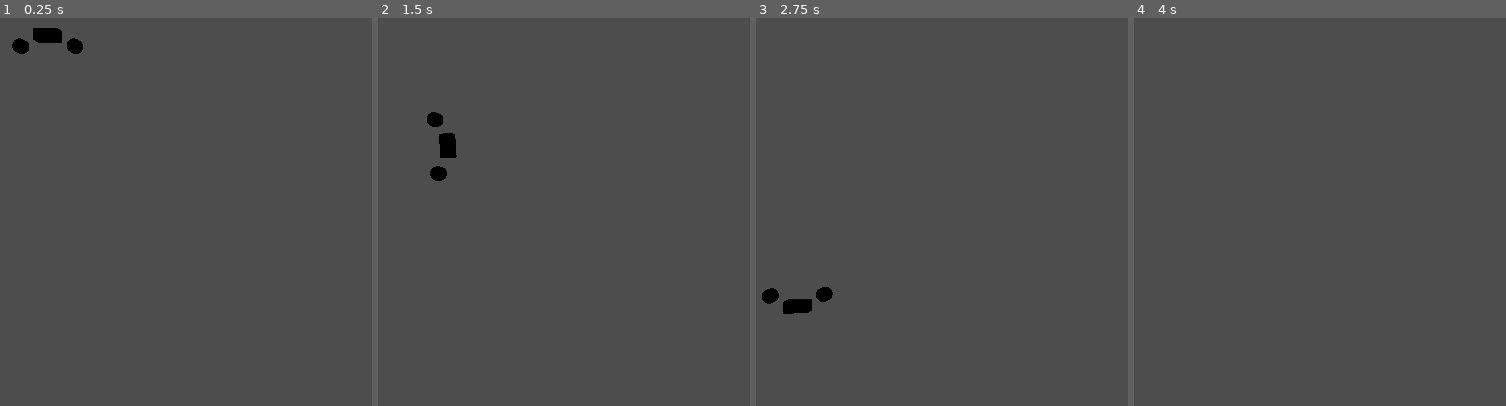
Above: before the commit, frames 1-4 (left to right).
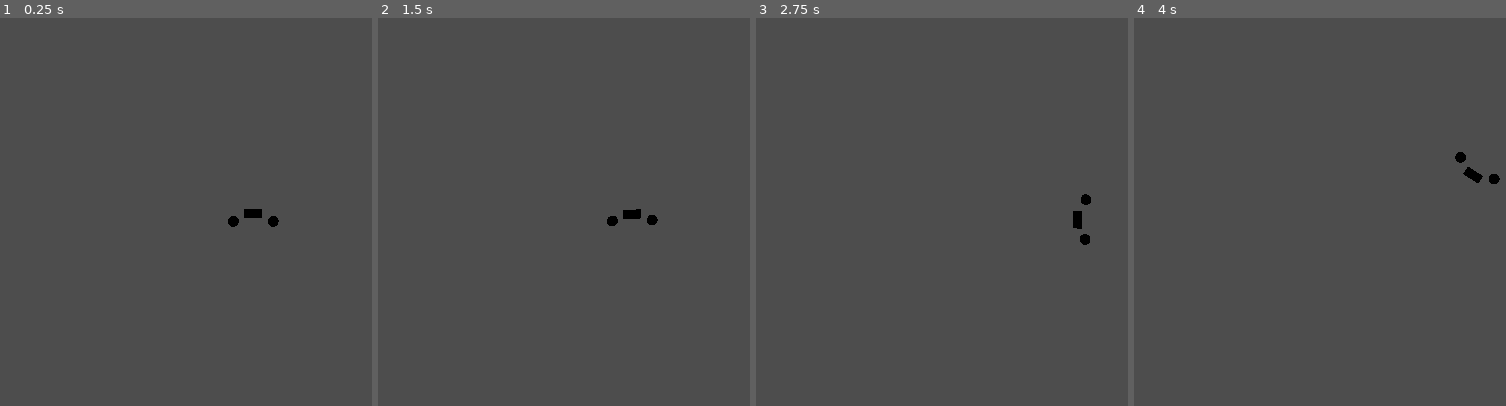
Above: after the commit, the same moments.

Repository: KyleSaki714/brackeysgamejam25-godotgame
Game: Godot game, scene res://Areas/track_creator.tscn
Same seed, same stepped clock (60 frames per second), same inputs: the game is played once before the commit and once after it. This scene is started directly instead of the project's main scene. The engine's default icon, where the game draws it, is replaced by a stand-in: a white triangle on a blue panel in a dark square.
Inputs:
- Up to frame 1 (0.25 s): no input
- Up to frame 2 (1.5 s): hold Right (tilt right) 0.53-1.28 s; tap Space (jump) at 0.77 s; hold S (backward) from 1.28 s (still down)
- Up to frame 3 (2.75 s): tap Space (jump) at 1.52 s; release S (backward) at 2.03 s; hold Right (tilt right) from 2.03 s (still down)
- Up to frame 4 (4 s): release Right (tilt right) at 2.78 s; hold Up (forward) 2.78-3.53 s; tap Space (jump) at 3.02, 3.77 s; hold Left (tilt left) from 3.53 s (still down)

The runs differ from the first frame. In frame 1, 0.8% of the frame differs, in the area x 3-75%, y 2-54%; in frame 2, 0.8%; in frame 3, 0.8%; in frame 4, 0.2%.

Commit message:
add camera zoom controls, change bike mass, finish start ramp

Diff:
--- a/Areas/track_creator.tscn
+++ b/Areas/track_creator.tscn
@@ -1,14 +1,16 @@
-[gd_scene load_steps=5 format=3 uid="uid://b0lstjsusw1dh"]
+[gd_scene load_steps=6 format=3 uid="uid://b0lstjsusw1dh"]
 
 [ext_resource type="PackedScene" uid="uid://dg6p1qquywry7" path="res://Bike.tscn" id="1_vnrgh"]
 [ext_resource type="Script" path="res://Areas/Terrain.gd" id="1_xy2c6"]
+[ext_resource type="PackedScene" uid="uid://bi7rb6kshvy0f" path="res://GameCamera.tscn" id="3_b2pmn"]
 
 [sub_resource type="Curve3D" id="Curve3D_xg1po"]
+bake_interval = 5.0
 _data = {
-"points": PackedVector3Array(0, 0, 0, 0, 0, 0, -2.64878, -7.92058, 0, -7.50844, 1.32823, 0, 7.50844, -1.32823, 0, 21.1933, -6.26623, 0, 0.1702, 4.48302, 0, -0.1702, -4.48302, 0, 34.0388, -13.7595, 0, 3.33727, 1.25147, 0, -3.33727, -1.25147, 0, 29.8706, -20.0391, 0, 3.48782, -0.320305, 0, -3.48782, 0.320305, 0, 17.5927, -20.7661, 0, 5.42306, -3.33727, 0, -5.42306, 3.33727, 0, -10.7904, -14.4953, 0, 0, 0, 0, 0, 0, 0, -2.64878, -7.92058, 0),
-"tilts": PackedFloat32Array(0, 0, 0, 0, 0, 0, 0)
+"points": PackedVector3Array(0, 0, 0, 0, 0, 0, 0.243061, -5.16699, 0, -4.1, 0.4, 0, 4.1, -0.4, 0, 12.9919, -5.30408, 0, -2, 1, 0, 2, -1, 0, 20.7, -7.6, 0, -1, 5, 0, 1, -5, 0, 26.8375, -19.5609, 0, 0, 0, 0, 0, 0, 0, 30.6917, -38.4223, 0, 0, 0, 0, 0, 0, 0, 35.393, -53.5983, 0, 0, 0, 0, 0, 0, 0, 39.6751, -71.2907, 0, -5.7, 9, 0, 5.7, -9, 0, 45.8843, -88.3859, 0, 0, 0, 0, 0, 0, 0, 62.5683, -99.4335, 0, -8.8, 0.6, 0, 8.8, -0.6, 0, 78.9862, -101.656, 0, -7.8, -3, 0, 7.8, 3, 0, 101.194, -99.7207, 0, -10.1, -5.4, 0, 10.1, 5.4, 0, 124.91, -86.7136, 0, -4.5, 0.5, 0, 4.5, -0.5, 0, 136.699, -82.0527, 0, 0, 0, 0, 0, 0, 0, 144.239, -100.559, 0, 0, 0, 0, 0, 0, 0, 143.827, -117.969, 0, 0, 0, 0, 0, 0, 0, -0.225716, -116.324, 0, 0, 0, 0, 0, 0, 0, 0.243061, -5.16699, 0),
+"tilts": PackedFloat32Array(0, 0, 0, 0, 0, 0, 0, 0, 0, 0, 0, 0, 0, 0, 0, 0, 0)
 }
-point_count = 7
+point_count = 17
 
 [sub_resource type="Curve2D" id="Curve2D_ho6bn"]
 bake_interval = 35.42
@@ -20,6 +22,7 @@
 [node name="TrackCreator" type="Node3D"]
 
 [node name="Terrain" type="StaticBody3D" parent="."]
+transform = Transform3D(1, 0, 0, 0, 1, 0, 0, 0, 1, 0, 4, 0)
 script = ExtResource("1_xy2c6")
 
 [node name="CollisionPolygon3D" type="CollisionPolygon3D" parent="Terrain"]
@@ -34,6 +37,10 @@
 
 [node name="Bike" parent="." instance=ExtResource("1_vnrgh")]
 transform = Transform3D(1, 0, 0, 0, 1, 0, 0, 0, 1, 3.33828, 0.711944, 0)
+mass = 40.0
 
-[node name="Camera3D" type="Camera3D" parent="."]
-transform = Transform3D(1, 0, 0, 0, 1, 0, 0, 0, 1, 23.7804, -10.9366, 24.636)
+[node name="GameCamera" parent="." node_paths=PackedStringArray("_follow_target", "_look_target") instance=ExtResource("3_b2pmn")]
+_follow_target = NodePath("../Bike/CamFollowTarget")
+_look_target = NodePath("../Bike/CamLookTarget")
+
+[editable path="Bike"]
--- a/Bike.tscn
+++ b/Bike.tscn
@@ -20,7 +20,7 @@
 axis_lock_linear_z = true
 axis_lock_angular_x = true
 axis_lock_angular_y = true
-mass = 15.0
+mass = 20.0
 physics_material_override = SubResource("PhysicsMaterial_q1e04")
 center_of_mass_mode = 1
 center_of_mass = Vector3(-0.94, 0, 0)
--- a/GameCamera.gd
+++ b/GameCamera.gd
@@ -9,3 +9,7 @@
 	#print(newCamPos)
 	global_position = newCamPos
 	#look_at(_look_target.global_position)
+	if Input.is_action_pressed("DEBUG_cam_zoom_in"):
+		fov -= 0.1
+	if Input.is_action_pressed("DEBUG_cam_zoom_out"):
+		fov += 0.1
--- /dev/null
+++ b/GameCamera.tscn
@@ -0,0 +1,10 @@
+[gd_scene load_steps=2 format=3 uid="uid://bi7rb6kshvy0f"]
+
+[ext_resource type="Script" path="res://GameCamera.gd" id="1_5u8h2"]
+
+[node name="GameCamera" type="Camera3D"]
+transform = Transform3D(1, 0, 0, 0, 1, 0, 0, 0, 1, 12.2336, 2.53086, 49.7549)
+current = true
+fov = 58.8
+script = ExtResource("1_5u8h2")
+_camSpeed = 0.75
--- a/World.tscn
+++ b/World.tscn
@@ -2,7 +2,7 @@
 
 [ext_resource type="Texture2D" uid="uid://du8r73utf7khp" path="res://icon.svg" id="1_ibwgx"]
 [ext_resource type="PackedScene" uid="uid://dg6p1qquywry7" path="res://Bike.tscn" id="2_pbg5e"]
-[ext_resource type="Script" path="res://GameCamera.gd" id="3_o6smy"]
+[ext_resource type="PackedScene" uid="uid://bi7rb6kshvy0f" path="res://GameCamera.tscn" id="3_lk8vx"]
 [ext_resource type="Script" path="res://GameManager.gd" id="4_4my16"]
 [ext_resource type="PackedScene" uid="uid://bm4x74g5yu4f7" path="res://Areas/StartRamp.tscn" id="5_2fkej"]
 
@@ -100,14 +100,7 @@
 [node name="MeshInstance3D" type="MeshInstance3D" parent="spherebump"]
 mesh = SubResource("SphereMesh_gon61")
 
-[node name="Camera3D" type="Camera3D" parent="." node_paths=PackedStringArray("_follow_target", "_look_target")]
-transform = Transform3D(1, 0, 0, 0, 1, 0, 0, 0, 1, 12.2336, 2.53086, 49.7549)
-current = true
-fov = 49.6
-script = ExtResource("3_o6smy")
-_follow_target = NodePath("../Bike/CamFollowTarget")
-_look_target = NodePath("../Bike/CamLookTarget")
-_camSpeed = 0.75
+[node name="GameCamera" parent="." instance=ExtResource("3_lk8vx")]
 
 [node name="Camera" type="Node3D" parent="."]
 transform = Transform3D(1, 0, 0, 0, 1, 0, 0, 0, 1, 12.2336, 2.53086, 49.7549)
--- a/project.godot
+++ b/project.godot
@@ -56,6 +56,16 @@
 "events": [Object(InputEventKey,"resource_local_to_scene":false,"resource_name":"","device":-1,"window_id":0,"alt_press …(191 unchanged characters)…
 ]
 }
+DEBUG_cam_zoom_out={
+"deadzone": 0.5,
+"events": [Object(InputEventKey,"resource_local_to_scene":false,"resource_name":"","device":-1,"window_id":0,"alt_pressed":false,"shift_pressed":false,"ctrl_pressed":false,"meta_pressed":false,"pressed":false,"keycode":0,"physical_keycode":45,"key_label":0,"unicode":45,"location":0,"echo":false,"script":null)
+]
+}
+DEBUG_cam_zoom_in={
+"deadzone": 0.5,
+"events": [Object(InputEventKey,"resource_local_to_scene":false,"resource_name":"","device":-1,"window_id":0,"alt_pressed":false,"shift_pressed":false,"ctrl_pressed":false,"meta_pressed":false,"pressed":false,"keycode":0,"physical_keycode":61,"key_label":0,"unicode":61,"location":0,"echo":false,"script":null)
+]
+}
 
 [rendering]
 
